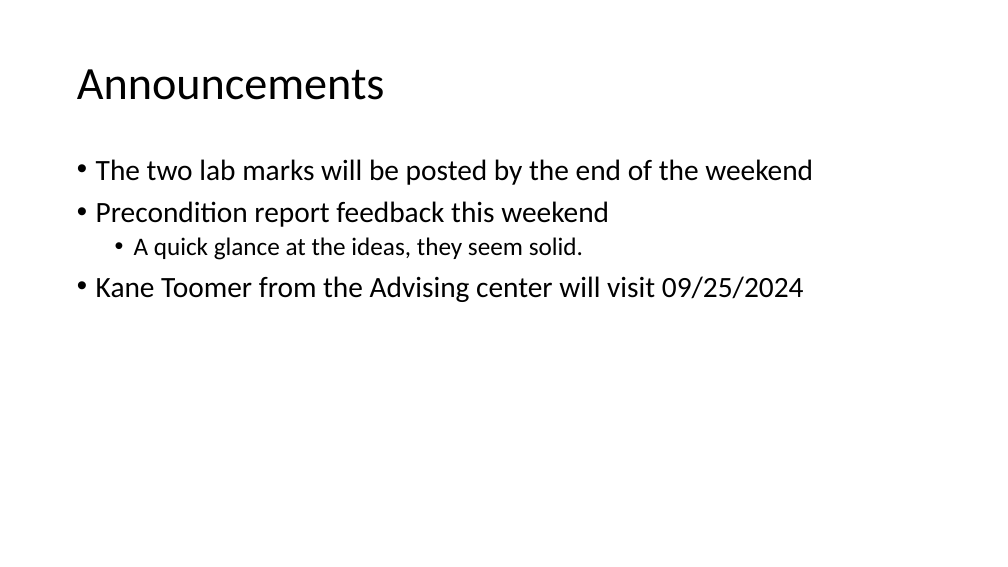
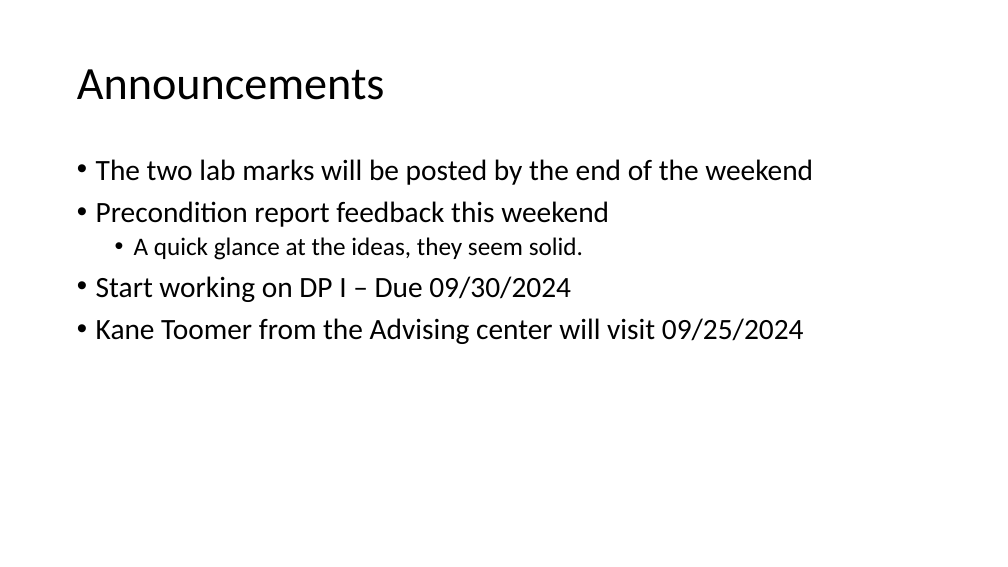
Before and after one commit to johnxu21/johnxu21.github.io, a slide deck: slide 2 of teaching/CS472/Timetable/CI-CD.pptx. Drawn at 1008x567 pixels with LibreOffice and Linux fonts; fonts in the diff are those of the drawing. Boxes give left, top, right and bottom in pixels: in the first picture for what was removed or moved away, otherwise in the second. Text is boxed around its words. In the diff, an @@ line names an element or a change of style, - is before the commit and + after.

Commit message:
tt

```diff
--- a/teaching/CS472/Timetable/CI-CD.pptx
+++ b/teaching/CS472/Timetable/CI-CD.pptx
@@ text at (96,276,571,302): paragraph added @@
+• Start working on DP I – Due 09/30/2024
```
